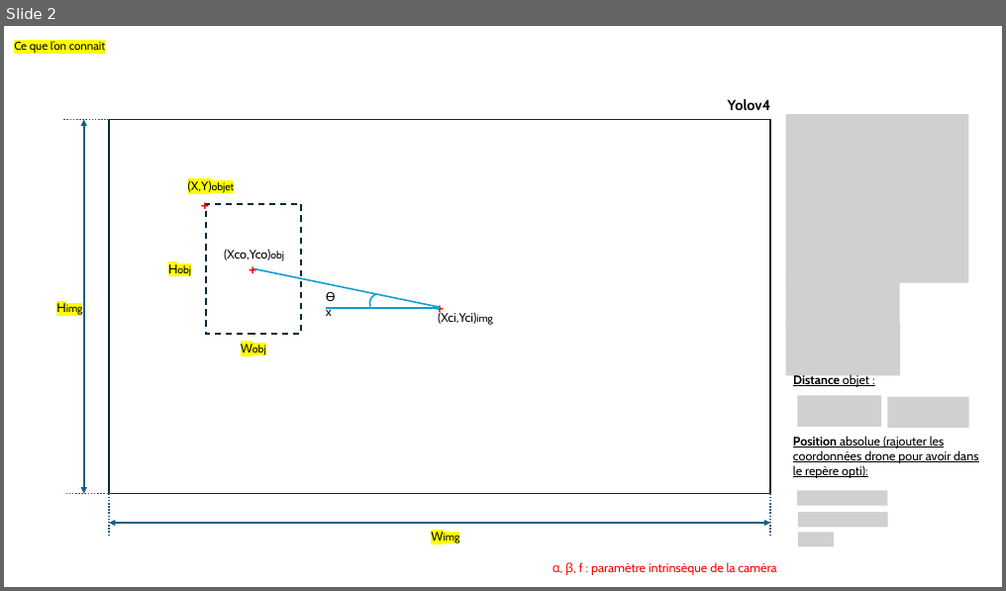
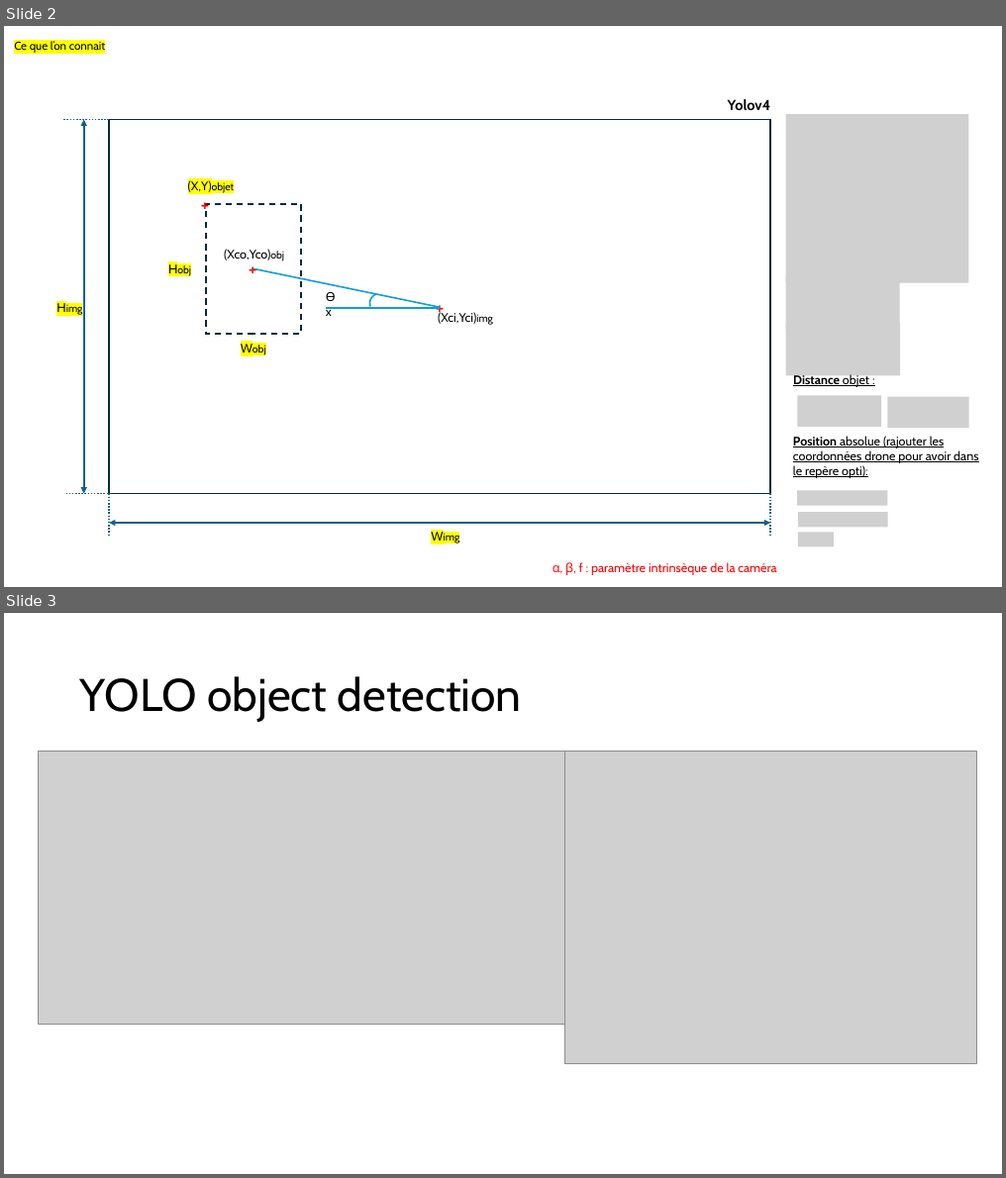
Before and after one commit to DroneSEN/Simulink_Tello_drone, a slide deck: Referentiel_Drone.pptx. Shown one above the other, each under a label of ours: slide 2 before the commit, slides 2 and 3 after it. The pictures are 1006x591 and 1006x1178 pixels, drawn with LibreOffice and Linux fonts; fonts in the diff are those of the drawing; grey boxes stand for pictures. Boxes give left, top, right and bottom in pixels: in the first picture for what was removed or moved away, otherwise in the second. Text is boxed around its words. In the diff, an @@ line names an element or a change of style, - is before the commit and + after.

```diff
--- a/Referentiel_Drone.pptx
+++ b/Referentiel_Drone.pptx
@@ slide 3 added at box(4, 613, 1002, 1174), background #FFFFFF @@
@@ title added at box(80, 676, 522, 722), 44 pt, text #000000 @@
+YOLO object detection
@@ picture added at box(39, 752, 568, 1025) @@
@@ picture added at box(564, 752, 977, 1063) @@
```
Also in this commit, not shown: 7 other slides added, 1 other file.
